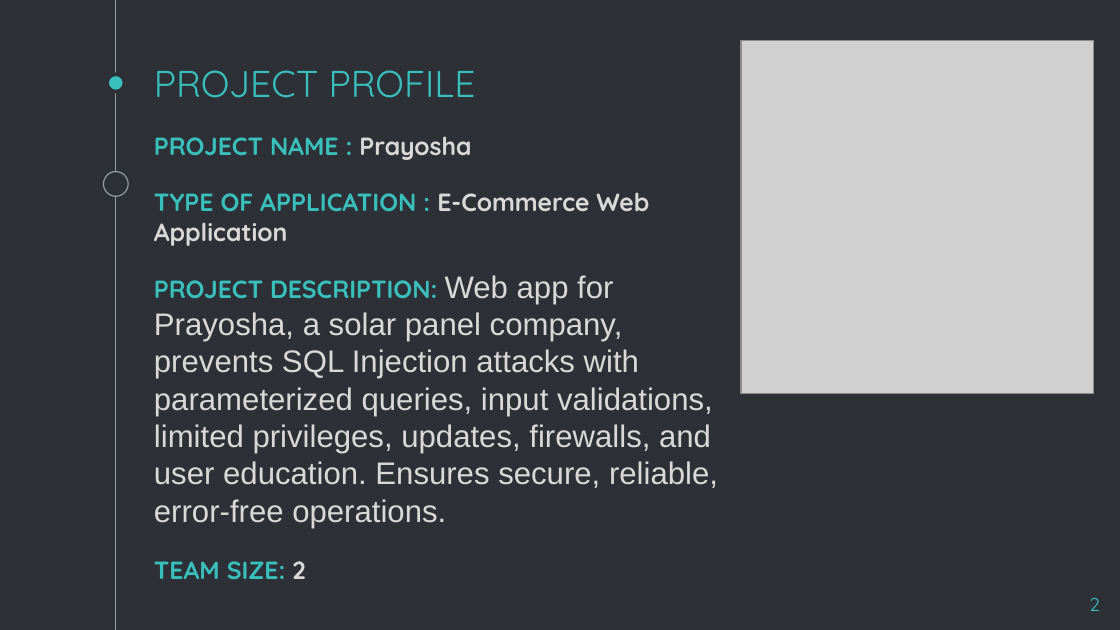
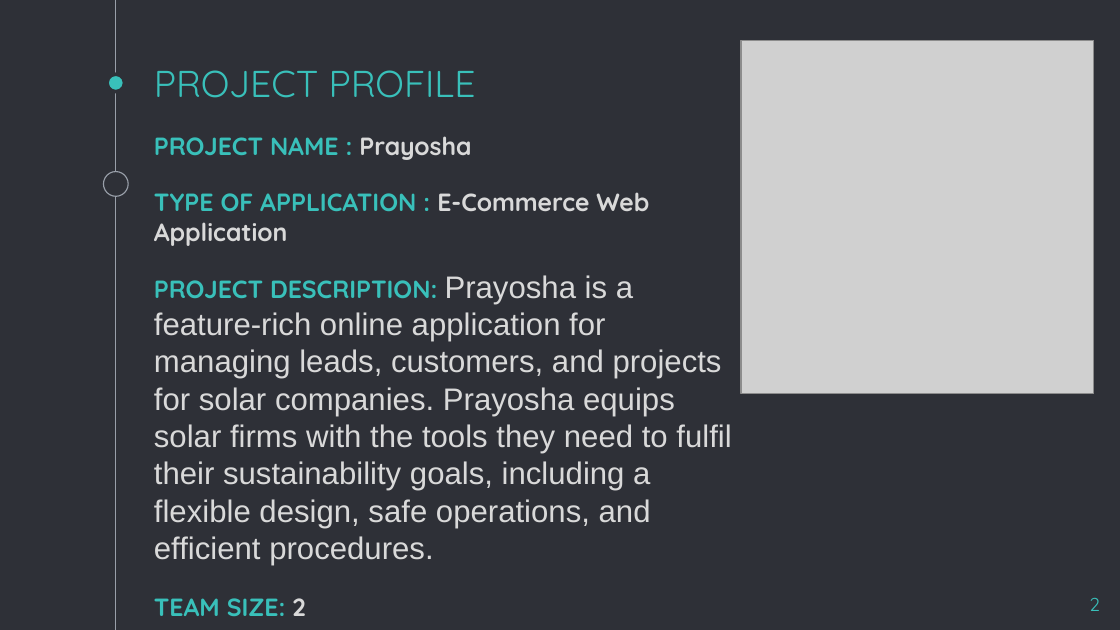
Before and after one commit to praptipatel18/Report, a slide deck: slide 2 of project.pptx. Drawn at 1120x630 pixels with LibreOffice and Linux fonts; fonts in the diff are those of the drawing; grey boxes stand for pictures; background and template pictures are left out. Boxes give left, top, right and bottom in pixels: in the first picture for what was removed or moved away, otherwise in the second. Text is boxed around its words. In the diff, an @@ line names an element or a change of style, - is before the commit and + after.

```diff
--- a/project.pptx
+++ b/project.pptx
@@ text at [154, 275, 731, 565]: text changed @@
-PROJECT DESCRIPTION: Web app for Prayosha, a solar panel company, prevents SQL Injection attacks with parameterized queries, input validations, limited privileges, updates, firewalls, and user education. Ensures secure, reliable, error-free operations.
+PROJECT DESCRIPTION: Prayosha is a feature-rich online application for managing leads, customers, and projects for solar companies. Prayosha equips solar firms with the tools they need to fulfil their sustainability goals, including a flexible design, safe operations, and efficient procedures.
```
Also in this commit, not shown: 3 other slides changed, 1 slide added, 2 slides removed.
